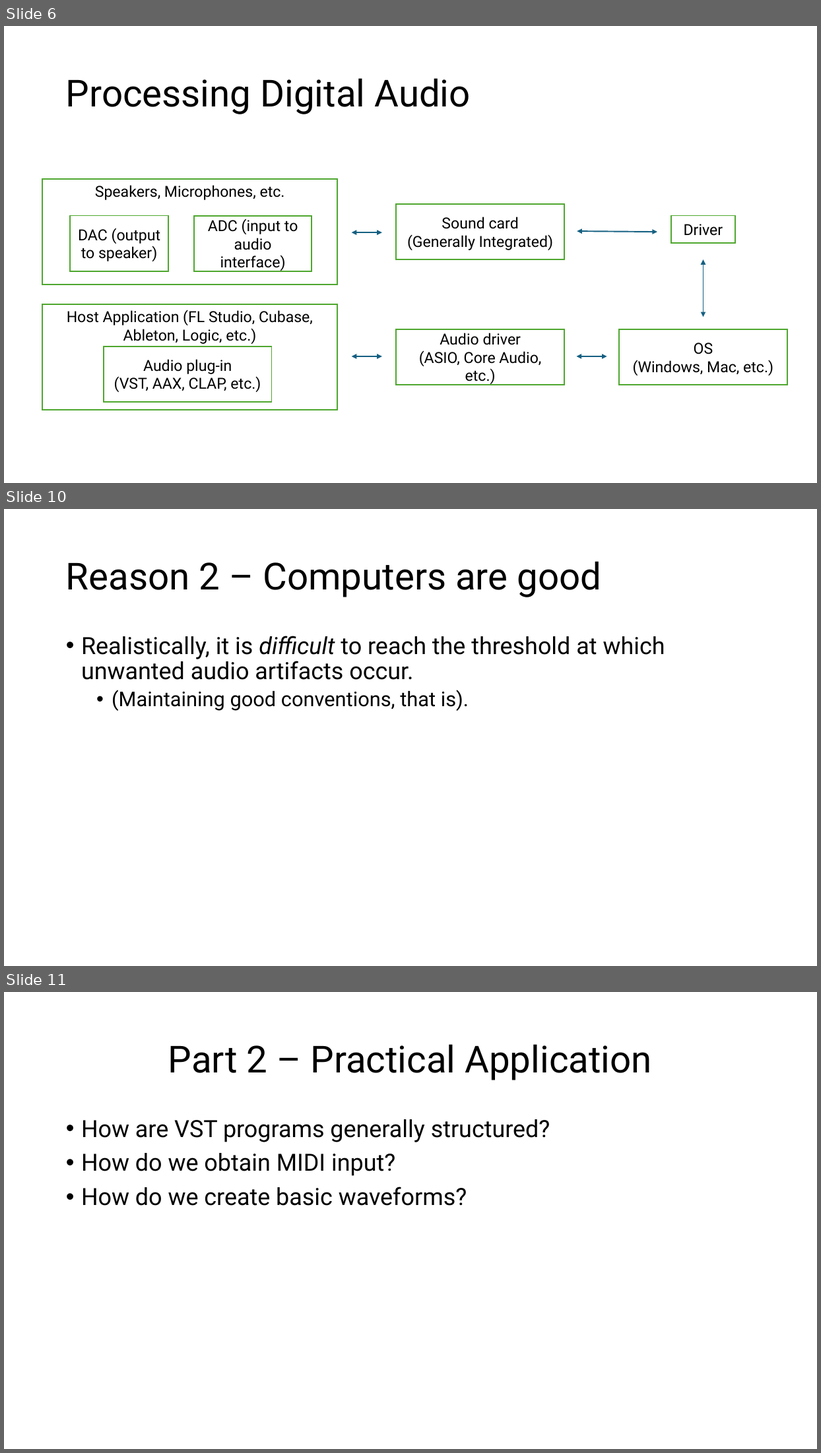
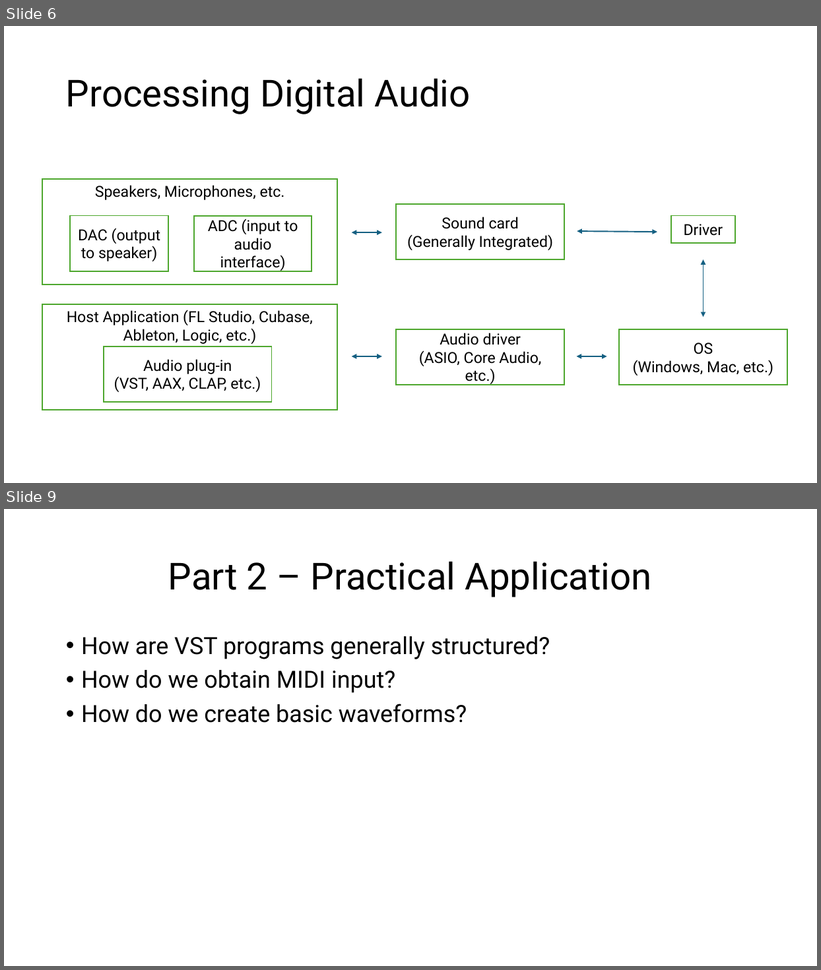
Before and after one commit to ShotgunApe/VST-Synth, a slide deck: docs/juniorIS-new.pptx. Shown one above the other, each under a label of ours: slides 6, 10 and 11 before the commit, slides 6 and 9 after it; the slides between them are not shown. The pictures are 821x1453 and 821x970 pixels, drawn with LibreOffice and Linux fonts; fonts in the diff are those of the drawing. Boxes give left, top, right and bottom in pixels: in the first picture for what was removed or moved away, otherwise in the second. Text is boxed around its words. In the diff, an @@ line names an element or a change of style, - is before the commit and + after.

```diff
--- a/docs/juniorIS-new.pptx
+++ b/docs/juniorIS-new.pptx
@@ slide 10 removed at [4, 509, 817, 966], background #FFFFFF @@
@@ title removed at [66, 561, 602, 597] @@
-Reason 2 – Computers are good
@@ text removed at [81, 636, 665, 711] @@
-• Realistically, it is difficult to reach the threshold at which unwanted audio artifacts occur.
-  • (Maintaining good conventions, that is).
@@ what was slide 11 is now slide 9 @@
```
Also in this commit, not shown: 8 slides changed, 2 other slides removed, 1 other file.
